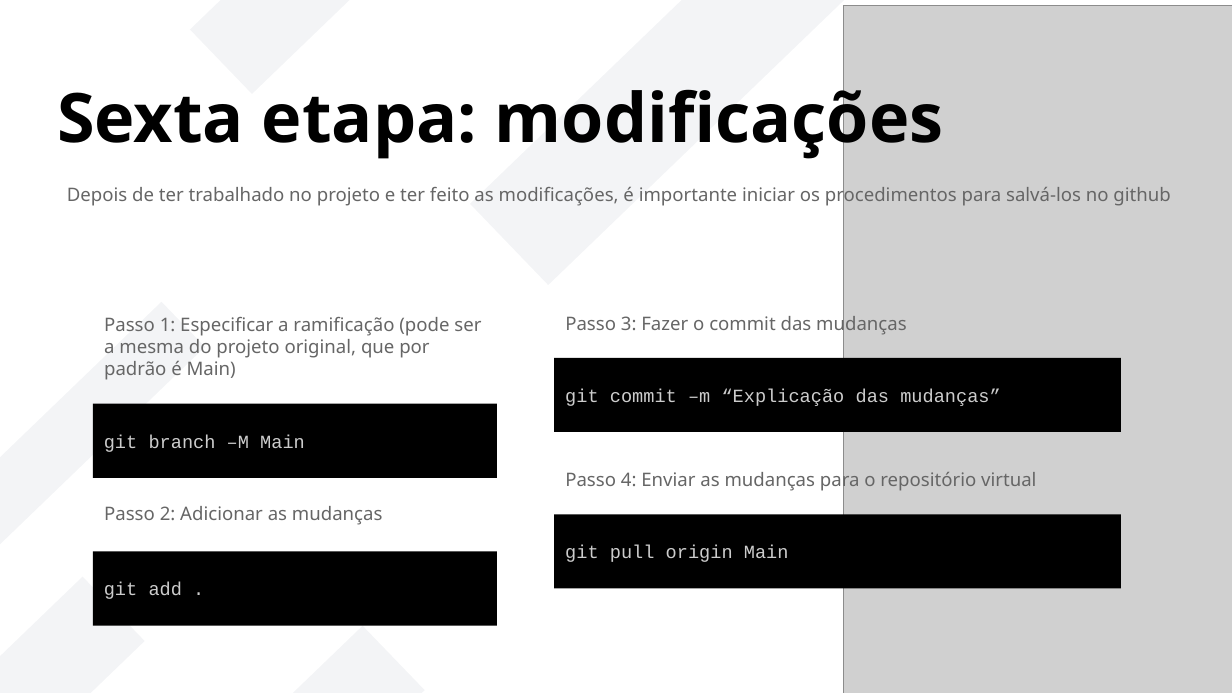
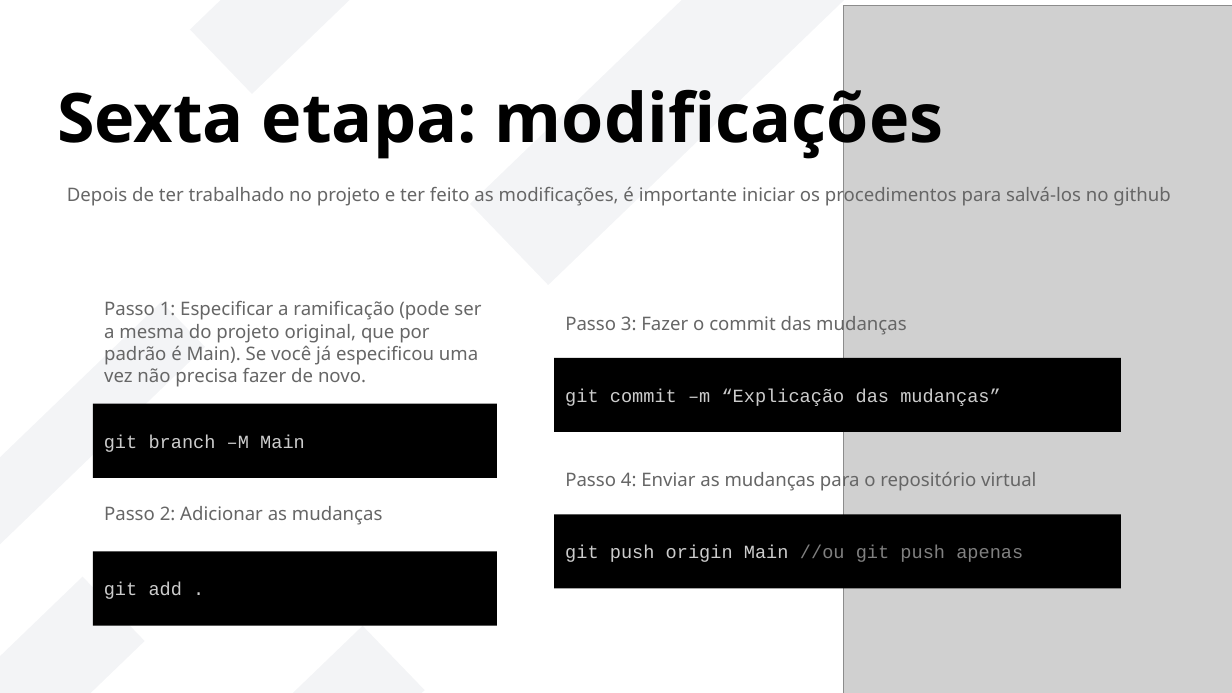
Before and after one commit to LORENZOCIRCELLI/Course-GitHubMasterclass, a slide deck: slide 14 of Documentos/slides/Git e Github.pptx. Drawn at 1232x693 pixels with LibreOffice and Linux fonts; fonts in the diff are those of the drawing; grey boxes stand for pictures. Boxes give left, top, right and bottom in pixels: in the first picture for what was removed or moved away, otherwise in the second. Text is boxed around its words. In the diff, an @@ line names an element or a change of style, - is before the commit and + after.

```diff
--- a/Documentos/slides/Git e Github.pptx
+++ b/Documentos/slides/Git e Github.pptx
@@ text at [104, 301, 481, 387]: text changed @@
-Passo 1: Especificar a ramificação (pode ser a mesma do projeto original, que por padrão é Main)
+Passo 1: Especificar a ramificação (pode ser a mesma do projeto original, que por padrão é Main). Se você já especificou uma vez não precisa fazer de novo.
@@ text in rectangle at [565, 545, 1023, 562]: text changed @@
-git pull origin Main
+git push origin Main //ou git push apenas
```
Also in this commit, not shown: 1 other slide changed, 1 other file.
